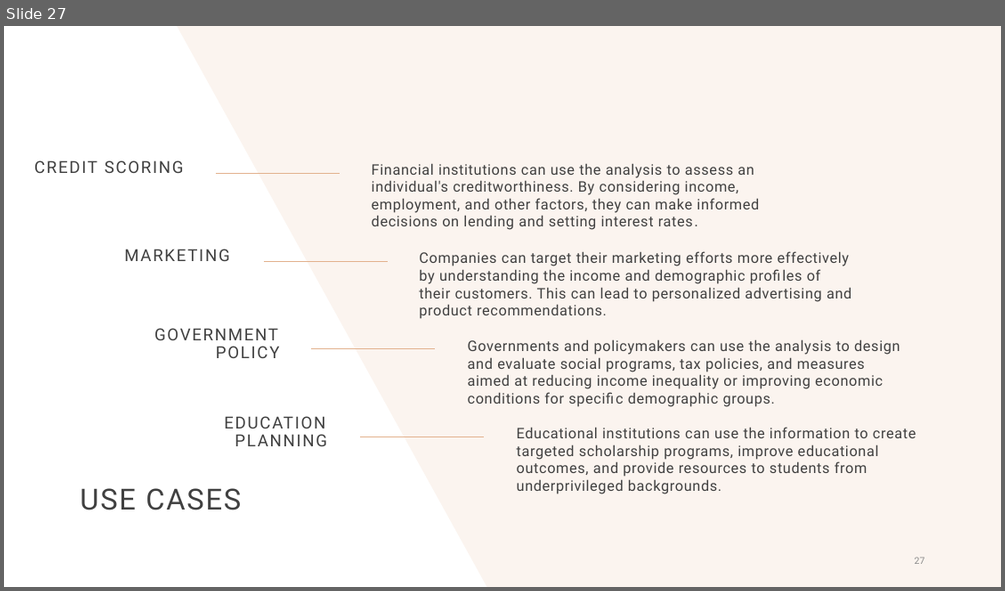
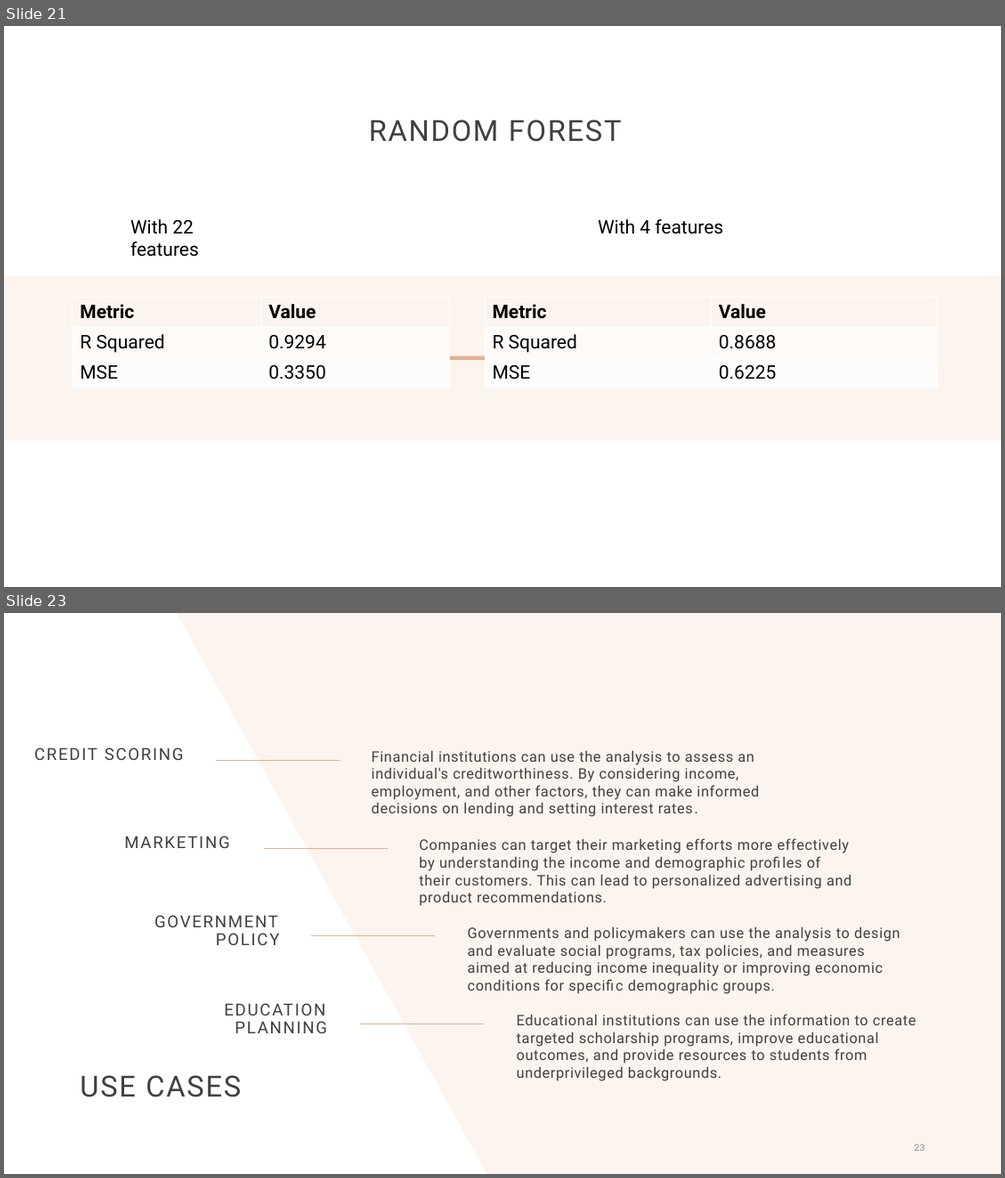
Before and after one commit to Hetansh-patel/used_car_price_prediction, a slide deck: Used Car price prediction.pptx. Shown one above the other, each under a label of ours: slide 27 before the commit, slides 21 and 23 after it; the slides between them are not shown. The pictures are 1005x591 and 1005x1178 pixels, drawn with LibreOffice and Linux fonts; fonts in the diff are those of the drawing. Boxes give left, top, right and bottom in pixels: in the first picture for what was removed or moved away, otherwise in the second. Text is boxed around its words. In the diff, an @@ line names an element or a change of style, - is before the commit and + after.

```diff
--- a/Used Car price prediction.pptx
+++ b/Used Car price prediction.pptx
@@ slide 21 added at <box>4,26,1001,587</box>, background #FFFFFF @@
@@ title added at <box>369,119,622,142</box>, 28 pt, text #404040 @@
+RANDOM FOREST
@@ text added at <box>130,219,199,257</box>, 18 pt, text #000000 @@
+With 22 features
@@ text added at <box>598,219,723,234</box>, 18 pt, text #000000 @@
+With 4 features
@@ rectangle added at <box>4,276,1001,440</box>, fill #FBF4EF @@
@@ table added at <box>73,297,450,389</box>, 3 rows, 2 columns @@
+Metric | Value
+R Squared | 0.9294
+MSE | 0.3350
@@ table added at <box>485,297,938,389</box>, 3 rows, 2 columns @@
+Metric | Value
+R Squared | 0.8688
+MSE | 0.6225
@@ rectangle added at <box>81,356,925,360</box>, fill #E2B18D @@
@@ what was slide 27 is now slide 23 @@
@@ page number at <box>914,1143,925,1151</box>: text changed @@
-27
+23
```
Also in this commit, not shown: 5 slides changed, 1 other slide added, 6 slides removed.
